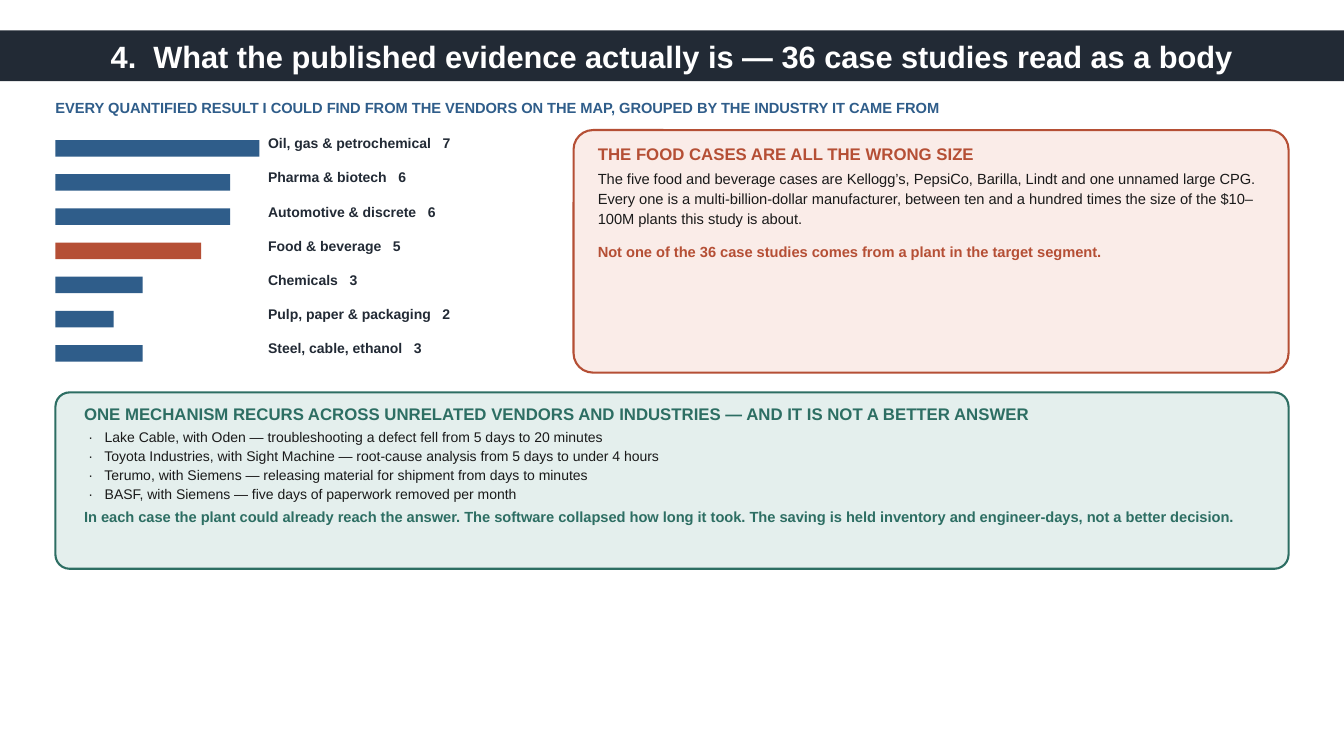
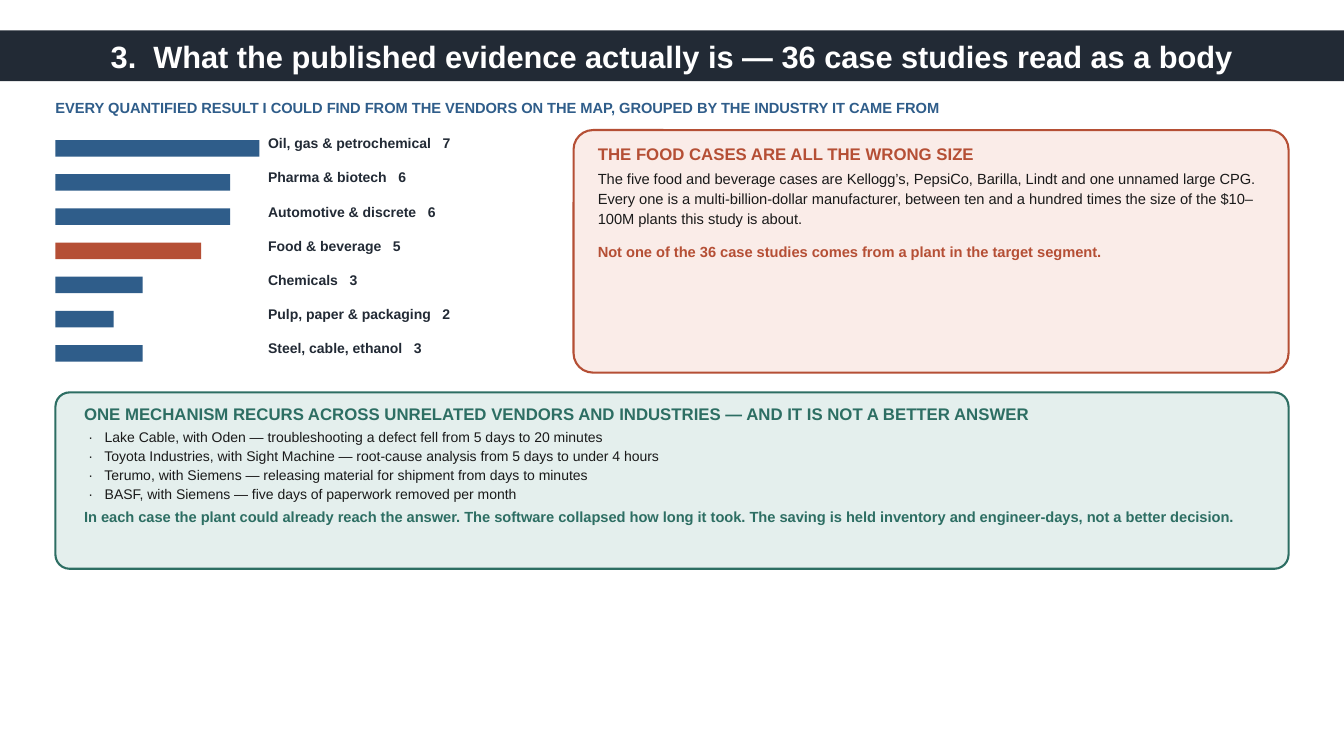
Before and after one commit to theamanmishra/Startup-Research, a slide deck: slide 4 of manu-data-layer/deck/ip-update-2026-09-28.pptx (slide 5 before the commit). Drawn at 1344x756 pixels with LibreOffice and Linux fonts; fonts in the diff are those of the drawing. Boxes give left, top, right and bottom in pixels: in the first picture for what was removed or moved away, otherwise in the second. Text is boxed around its words. In the diff, an @@ line names an element or a change of style, - is before the commit and + after.

```diff
--- a/manu-data-layer/deck/ip-update-2026-09-28.pptx
+++ b/manu-data-layer/deck/ip-update-2026-09-28.pptx
@@ text in rectangle at bbox=[111, 45, 1232, 74]: text changed @@
-4. What the published evidence actually is — 36 case studies read as a body
+3. What the published evidence actually is — 36 case studies read as a body
```
Also in this commit, not shown: 6 other slides changed, 1 slide removed, 2 other files.
